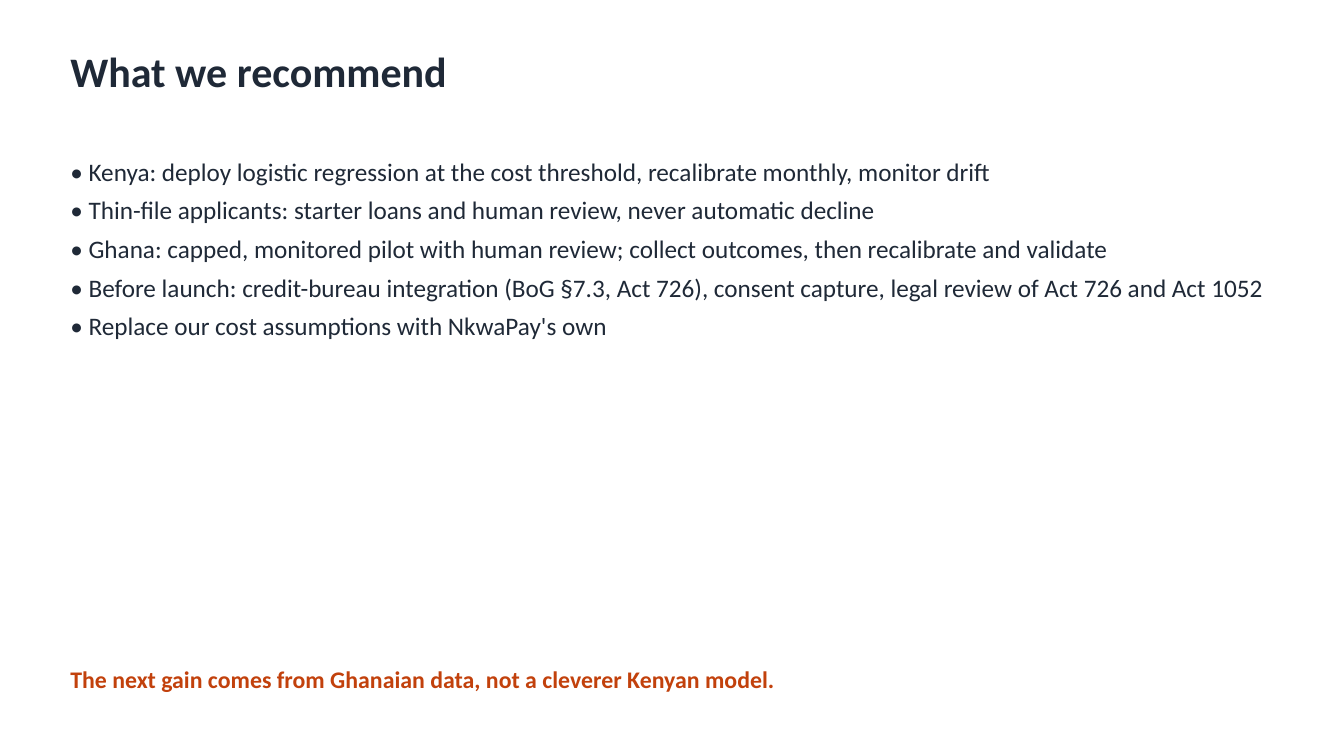
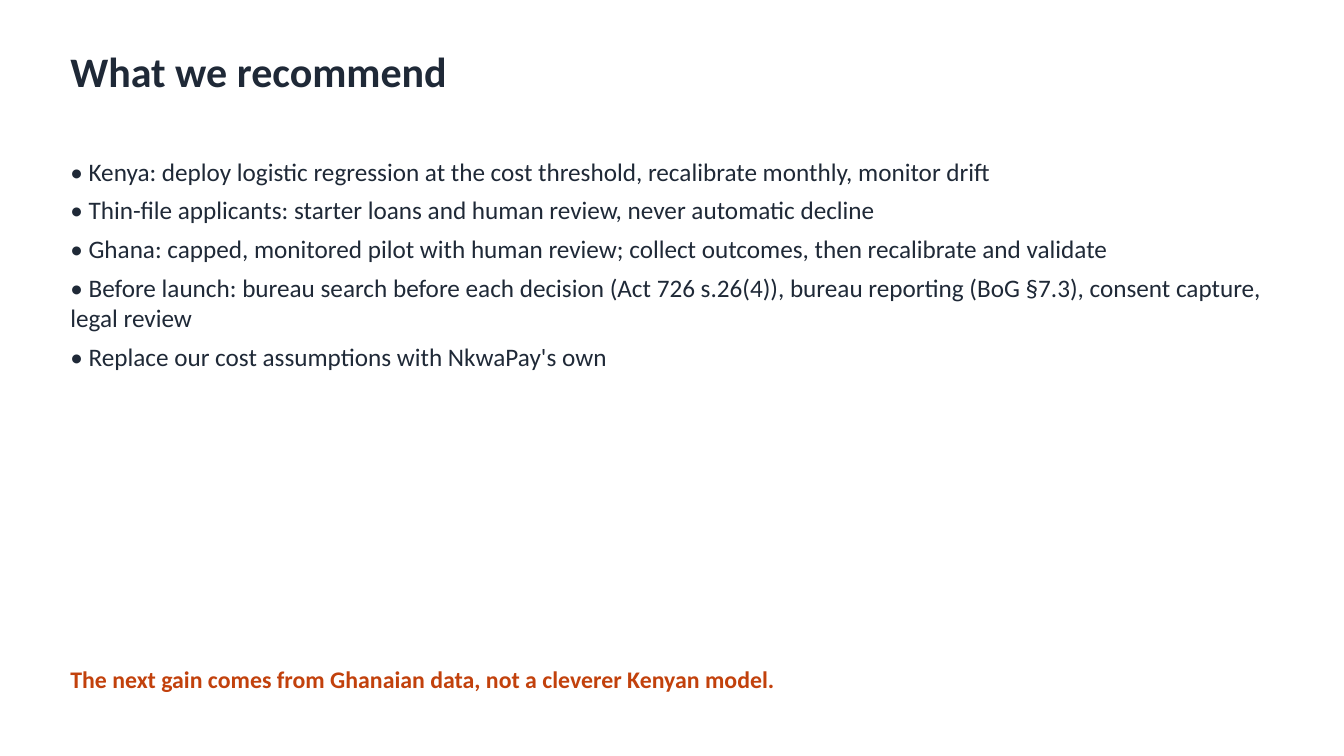
Before and after one commit to ASU-MICS-2028/mle-group-3-prosit-2, a slide deck: slide 12 of slides/NkwaPay_Debrief_Group3.pptx. Drawn at 1344x756 pixels with LibreOffice and Linux fonts; fonts in the diff are those of the drawing. Boxes give left, top, right and bottom in pixels: in the first picture for what was removed or moved away, otherwise in the second. Text is boxed around its words. In the diff, an @@ line names an element or a change of style, - is before the commit and + after.

Commit message:
Makefile, PDF report, README run steps, architecture, known data issues; update report and slides

```diff
--- a/slides/NkwaPay_Debrief_Group3.pptx
+++ b/slides/NkwaPay_Debrief_Group3.pptx
@@ text at (70,278,1260,332): text changed @@
-• Before launch: credit-bureau integration (BoG §7.3, Act 726), consent capture, legal review of Act 726 and Act 1052
+• Before launch: bureau search before each decision (Act 726 s.26(4)), bureau reporting (BoG §7.3), consent capture, legal review
```
Also in this commit, not shown: 1 other slide changed, 9 other files.
